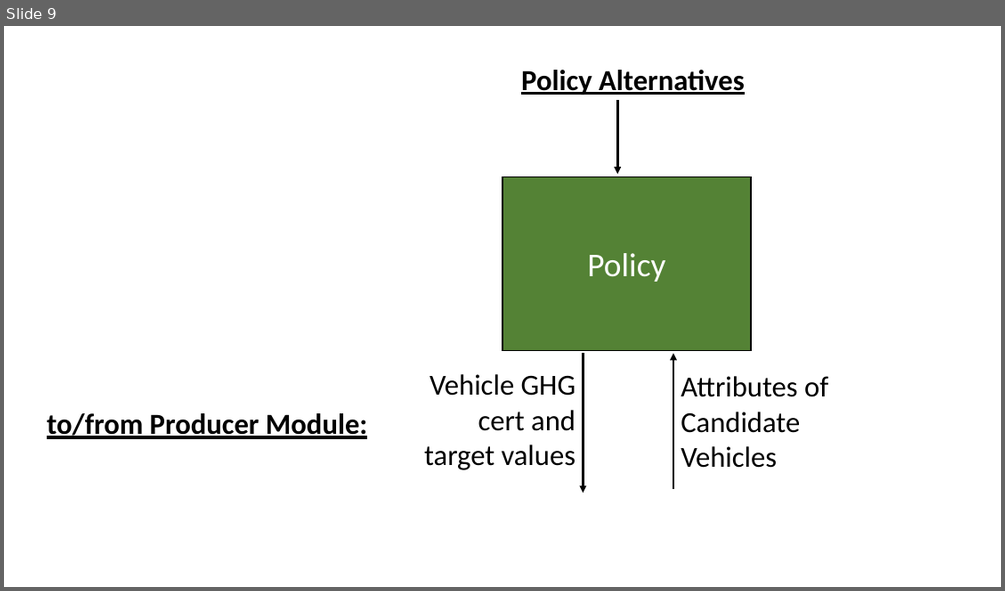
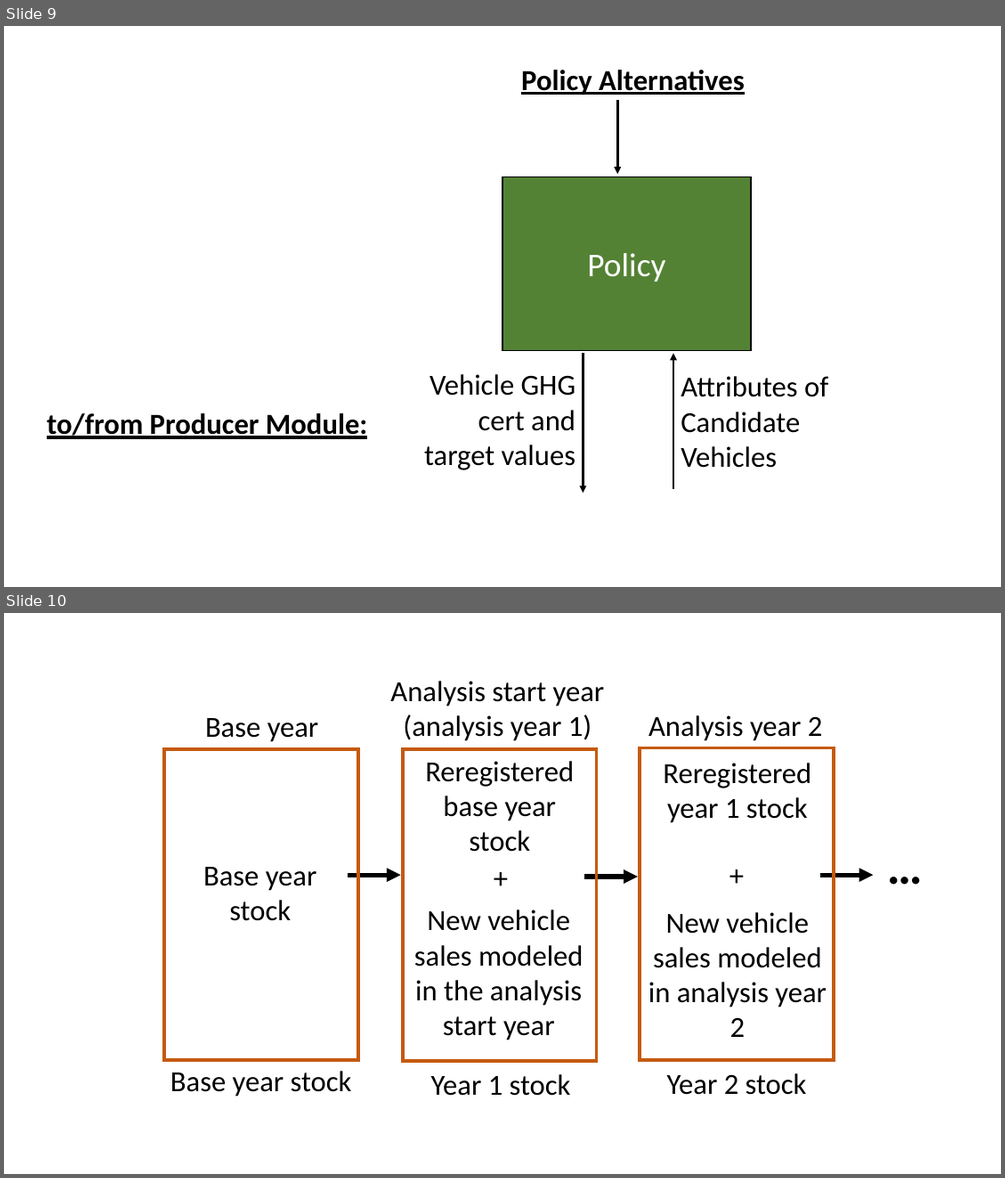
Before and after one commit to USEPA/EPA_OMEGA_Model, a slide deck: doc/source/_static/raw_figures.pptx. Shown one above the other, each under a label of ours: slide 9 before the commit, slides 9 and 10 after it. The pictures are 1005x591 and 1005x1178 pixels, drawn with LibreOffice and Linux fonts; fonts in the diff are those of the drawing. Boxes give left, top, right and bottom in pixels: in the first picture for what was removed or moved away, otherwise in the second. Text is boxed around its words. In the diff, an @@ line names an element or a change of style, - is before the commit and + after.

```diff
--- a/doc/source/_static/raw_figures.pptx
+++ b/doc/source/_static/raw_figures.pptx
@@ slide 10 added at bbox=[4, 613, 1001, 1174], background #FFFFFF @@
@@ text added at bbox=[390, 681, 605, 741], 28 pt, text #000000 @@
+Analysis start year (analysis year 1)
@@ text added at bbox=[205, 718, 319, 742], 28 pt, text #000000 @@
+Base year
@@ text added at bbox=[648, 715, 823, 741], 28 pt, text #000000 @@
+Analysis year 2
@@ rectangle added at bbox=[164, 749, 357, 1060], outline #C55A11 3 pt @@
@@ rectangle added at bbox=[403, 749, 596, 1061], outline #C55A11 3 pt @@
@@ text added at bbox=[425, 761, 574, 852], 28 pt, text #000000 @@
+Reregistered base year stock
@@ rectangle added at bbox=[639, 748, 833, 1060], outline #C55A11 3 pt @@
@@ text added at bbox=[663, 763, 811, 823], 28 pt, text #000000 @@
+Reregistered year 1 stock
@@ text added at bbox=[880, 830, 933, 898], 48 pt, text #000000, bold @@
+…
@@ text added at bbox=[203, 867, 317, 921], 28 pt, text #000000 @@
+Base year stock
@@ arrow added from (348, 875) to (401, 875), #000000 4.5 pt @@
@@ text added at bbox=[403, 855, 599, 898], 28 pt, text #000000 @@
++
@@ arrow added from (585, 876) to (638, 876), #000000 4.5 pt @@
@@ text added at bbox=[639, 854, 833, 896], 28 pt, text #000000 @@
++
@@ arrow added from (820, 875) to (873, 875), #000000 4.5 pt @@
@@ text added at bbox=[414, 909, 582, 1040], 28 pt, text #000000 @@
+New vehicle sales modeled in the analysis start year
@@ text added at bbox=[648, 912, 826, 1037], 28 pt, text #000000 @@
+New vehicle sales modeled in analysis year 2
@@ text added at bbox=[170, 1070, 352, 1096], 28 pt, text #000000 @@
+Base year stock
@@ text added at bbox=[431, 1074, 571, 1095], 28 pt, text #000000 @@
+Year 1 stock
@@ text added at bbox=[667, 1073, 807, 1094], 28 pt, text #000000 @@
+Year 2 stock
```
Also in this commit, not shown: 1 slide changed, 3 other files.
